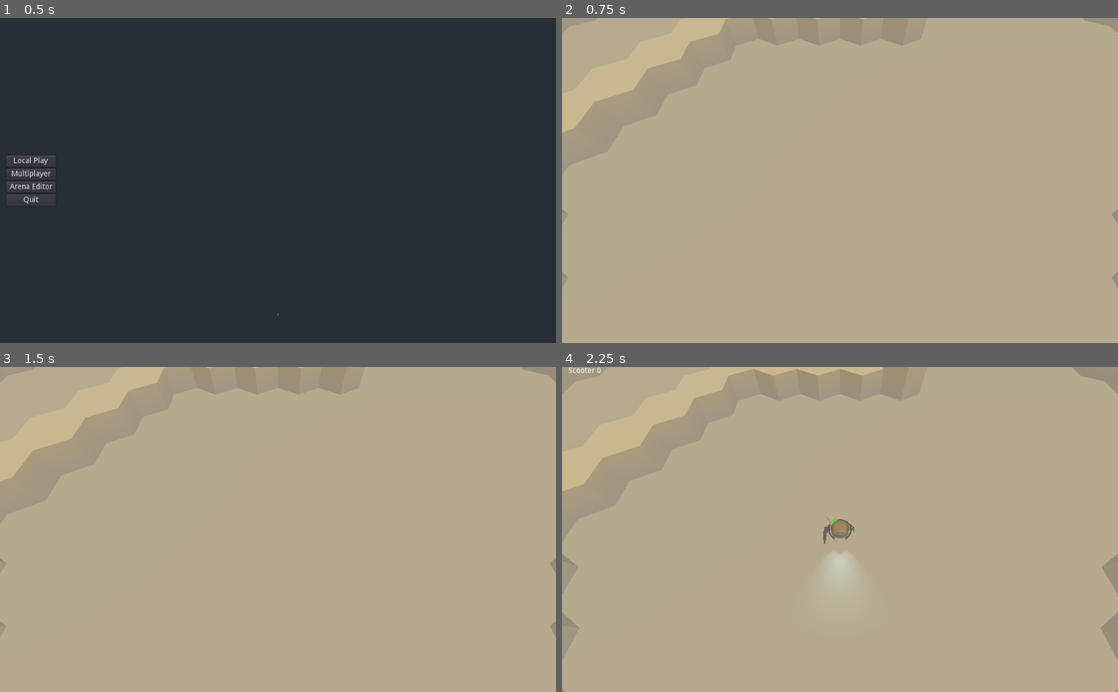
Above: before the commit, frames 1-4 (two rows, left to right).
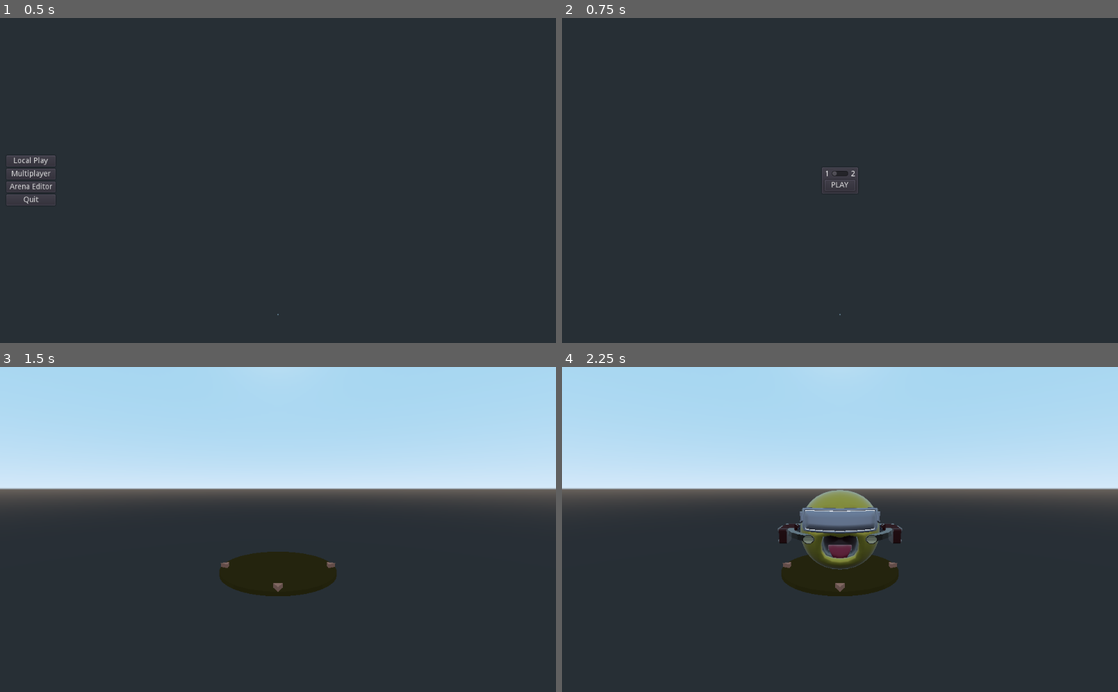
Above: after the commit, the same moments.

Repository: ObsidianBlk/Twin-Sticky
Game: Godot game, scene res://World.tscn
Two runs of this game, one before a commit and one after it. Both use one fixed random seed, a clock stepped at 60 frames per second and the inputs below.
Inputs (mouse positions are in pixels of both pictures, inside the frame that each line leads up to):
- Up to frame 1 (0.5 s): no input
- Up to frame 2 (0.75 s): click "Local Play" at 0.5 s
- Up to frame 3 (1.5 s): click (278, 536) at 1.25 s, where only the run after the commit has a clickable "PLAY"
- Up to frame 4 (2.25 s): tap Enter (ui_accept) at 2 s; move the mouse to (962, 513) at 2.02 s; hold D (booster_right) from 2.03 s (still down); hold Middle mouse button (orbit_enable) from 2.03 s (still down); click (962, 513) at 2.17 s

Frame 1 is identical in both runs. In frame 2, 100% of the frame differs, in the area x 0-100%, y 0-100%; in frame 3, 100%; in frame 4, 100%.

Commit message:
Started work on a 'TrackBotBuilder' pre-play scene. Many issues to work out.

Diff:
--- a/Objects/GimbleCamera/GimbleCamera.gd
+++ b/Objects/GimbleCamera/GimbleCamera.gd
@@ -213,9 +213,21 @@
 	item.look_at(cpos, Vector3.UP)
 
 
-func orbit(yaw : float, pitch : float) -> void:
-	rotation.y = wrapf(rotation.y - (yaw * sensitivity.x), 0.0, TAU)
-	rotation.x = clamp(rotation.x - (pitch * sensitivity.y), deg2rad(pitch_degree_min), deg2rad(pitch_degree_max))
+func orbit(yaw : float, pitch : float, ignore_sensitivity : bool = false) -> void:
+	var senx : float = sensitivity.x if not ignore_sensitivity else 1.0
+	var seny : float = sensitivity.y if not ignore_sensitivity else 1.0
+	rotation.y = wrapf(rotation.y - (yaw * senx), 0.0, TAU)
+	rotation.x = clamp(rotation.x - (pitch * seny), deg2rad(pitch_degree_min), deg2rad(pitch_degree_max))
+
+func reset_orbit() -> void:
+	rotation.x = clamp(deg2rad(-initial_pitch_degree), deg2rad(pitch_degree_min), deg2rad(pitch_degree_max))
+	rotation.y = 0.0
+
+func get_yaw() -> float:
+	return rotation.y
+
+func get_pitch() -> float:
+	return rotation.x
 
 func set_zoom(level : float) -> void:
 	var dist : float = (ZOOM_MAX - ZOOM_MIN) * level
--- a/Objects/TrackBot/TrackBot.gd
+++ b/Objects/TrackBot/TrackBot.gd
@@ -133,6 +133,12 @@
 # ------------------------------------------------------------------------------
 # Public Methods
 # ------------------------------------------------------------------------------
+func set_static(enable : bool = true) -> void:
+	if enable:
+		mode = MODE_KINEMATIC
+	elif is_network_master():
+		mode = MODE_RIGID
+
 func get_booster() -> Spatial:
 	return _booster_node
 
--- /dev/null
+++ b/TrackBotBuilder/TrackBotBuilder.gd
@@ -0,0 +1,137 @@
+extends Spatial
+
+
+# ------------------------------------------------------------------------------
+# Signals
+# ------------------------------------------------------------------------------
+signal device_obtained(pid, type, did)
+
+
+# ------------------------------------------------------------------------------
+# Constants
+# ------------------------------------------------------------------------------
+const CLASS_NAME : String = "TrackBotBuilder"
+const TRACKBOT : PackedScene = preload("res://Objects/TrackBot/TrackBot.tscn")
+const BOOSTER : PackedScene = preload("res://Objects/TrackBot/Boosters/Jank_Booster.tscn")
+const WEAPONMOUNT : PackedScene = preload("res://Objects/TrackBot/WeaponMount/WeaponMount.tscn")
+
+# ------------------------------------------------------------------------------
+# Export Variables
+# ------------------------------------------------------------------------------
+export var pid : int = -1
+export var companion_builder_path : NodePath = ""
+export var orbit_horizontal_speed : float = 360.0
+export var orbit_vertical_speed : float = 90.0
+
+
+# ------------------------------------------------------------------------------
+# Variables
+# ------------------------------------------------------------------------------
+var _obtained_input_device : bool = false
+var _camera : Spatial = null
+var _orbit_x : Array = [0.0, 0.0]
+var _orbit_y : Array = [0.0, 0.0]
+
+
+# ------------------------------------------------------------------------------
+# Onready Variables
+# ------------------------------------------------------------------------------
+onready var _trackbot_container : Spatial = $Turntable/TrackBotContainer
+
+# ------------------------------------------------------------------------------
+# Override Methods
+# ------------------------------------------------------------------------------
+func _ready() -> void:
+	if not MUI.is_uid_valid(pid):
+		printerr("TrackBotBuilder given invalid Player ID, ", pid)
+		# TODO: Lock away more stuff?
+		return
+	connect("device_obtained", self, "_on_device_obtained")
+	set_process_unhandled_input(false)
+
+func _enter_tree() -> void:
+	var nodes = get_tree().get_nodes_in_group("Camera_P%s"%[pid + 1])
+	if nodes.size() > 0:
+		_camera = nodes[0]
+		_camera.free_look = false
+		_camera.global_transform.origin = Vector3(0.0, 1.0, 0.0)
+		_camera.initial_pitch_degree = 10.0
+		_camera.reset_orbit()
+		_camera.set_zoom(0.05)
+	else:
+		printerr("TrackBotBuilder failed to find associated camera!")
+		return
+
+func _exit_tree() -> void:
+	_camera = null
+
+func _unhandled_input(event : InputEvent) -> void:
+	if _obtained_input_device:
+		if not _camera:
+			return
+		if event.is_action_pressed("orbit_left"):
+			_orbit_x[0] = -event.get_action_strength("orbit_left")
+		elif event.is_action_released("orbit_left"):
+			_orbit_x[0] = 0.0
+
+		if event.is_action_pressed("orbit_right"):
+			_orbit_x[1] = event.get_action_strength("orbit_right")
+		elif event.is_action_released("orbit_right"):
+			_orbit_x[1] = 0.0
+
+	else:
+		if event is InputEventKey:
+			if not MUI.keyboard_device_in_use():
+				MUI.assign_user_input_device(pid, MUI.DEVICE_TYPE.Keyboard, 0)
+				_obtained_input_device = true
+				emit_signal("device_obtained", pid, MUI.DEVICE_TYPE.Keyboard, 0)
+		elif event is InputEventJoypadButton:
+			if not MUI.joypad_device_in_use(event.device):
+				MUI.assign_user_input_device(pid, MUI.DEVICE_TYPE.Joypad, event.device)
+				_obtained_input_device = true
+				emit_signal("device_obtained", pid, MUI.DEVICE_TYPE.Keyboard, 0)
+
+
+func _process(delta : float) -> void:
+	if _obtained_input_device:
+		var yaw = (_orbit_x[0] + _orbit_x[1]) * orbit_horizontal_speed * delta
+		_camera.orbit(deg2rad(yaw), 0.0)
+
+
+# ------------------------------------------------------------------------------
+# Private Methods
+# ------------------------------------------------------------------------------
+func _StartBuilder() -> void:
+	var tb : Spatial = TRACKBOT.instance()
+	tb.set_static()
+	_trackbot_container.add_child(tb)
+	var wmount = WEAPONMOUNT.instance()
+	wmount.local_player_id = pid + 1
+	wmount.lock_player_control(true)
+	tb.add_weapon_mount(wmount)
+
+
+# ------------------------------------------------------------------------------
+# Public Methods
+# ------------------------------------------------------------------------------
+func get_class() -> String:
+	return CLASS_NAME
+
+func initialize() -> void:
+	var cnode = get_node_or_null(companion_builder_path)
+	if cnode != null:
+		if cnode.get_class() == CLASS_NAME:
+			cnode.connect("device_obtained", self, "_on_device_obtained")
+			print("I, ", self, " am disabling input")
+	else:
+		set_process_unhandled_input(true)
+
+# ------------------------------------------------------------------------------
+# Handler Methods
+# ------------------------------------------------------------------------------
+func _on_device_obtained(player_id : int, type : int, device_id : int) -> void:
+	print("Owner, ", pid, " Obtained Device")
+	if player_id == pid:
+		_StartBuilder()
+	elif player_id == pid - 1:
+		set_process_unhandled_input(true)
--- /dev/null
+++ b/TrackBotBuilder/TrackBotBuilder.tscn
@@ -0,0 +1,47 @@
+[gd_scene load_steps=6 format=2]
+
+[ext_resource path="res://TrackBotBuilder/TrackBotBuilder.gd" type="Script" id=1]
+
+[sub_resource type="SpatialMaterial" id=1]
+albedo_color = Color( 0.411765, 0.329412, 0.141176, 1 )
+metallic = 0.91
+
+[sub_resource type="CylinderMesh" id=2]
+material = SubResource( 1 )
+top_radius = 1.5
+bottom_radius = 1.5
+height = 0.1
+
+[sub_resource type="SpatialMaterial" id=3]
+albedo_color = Color( 0.792157, 0.494118, 0.411765, 1 )
+
+[sub_resource type="PrismMesh" id=4]
+material = SubResource( 3 )
+size = Vector3( 0.2, 0.2, 0.2 )
+
+[node name="TrackBotBuilder" type="Spatial"]
+script = ExtResource( 1 )
+
+[node name="Turntable" type="Spatial" parent="."]
+
+[node name="TrackBotContainer" type="Spatial" parent="Turntable"]
+transform = Transform( 1, 0, 0, 0, 1, 0, 0, 0, 1, 0, 1, 0 )
+
+[node name="Platform" type="Spatial" parent="Turntable"]
+
+[node name="PlatformMesh" type="MeshInstance" parent="Turntable/Platform"]
+transform = Transform( 1, 0, 0, 0, 1, 0, 0, 0, 1, 0, -0.05, 0 )
+mesh = SubResource( 2 )
+skeleton = NodePath("../../..")
+
+[node name="MeshInstance" type="MeshInstance" parent="Turntable/Platform"]
+transform = Transform( 1, 0, 0, 0, -4.37114e-08, -1, 0, 1, -4.37114e-08, 0, 0, 1.40395 )
+mesh = SubResource( 4 )
+
+[node name="MeshInstance2" type="MeshInstance" parent="Turntable/Platform"]
+transform = Transform( -4.37114e-08, -1, 0, -4.37114e-08, 1.91069e-15, -1, 1, -4.37114e-08, -4.37114e-08, -1.404, 0, 0 )
+mesh = SubResource( 4 )
+
+[node name="MeshInstance3" type="MeshInstance" parent="Turntable/Platform"]
+transform = Transform( -4.37114e-08, 1, -4.37114e-08, 0, -4.37114e-08, -1, -1, -4.37114e-08, 1.91069e-15, 1.404, 0, 0 )
+mesh = SubResource( 4 )
--- /dev/null
+++ b/UI/LocalPlayerSetup/LocalPlayerSetup.gd
@@ -0,0 +1,26 @@
+extends "res://UI/BaseUI.gd"
+
+
+# ------------------------------------------------------------------------------
+# Signals
+# ------------------------------------------------------------------------------
+signal local_play_requested(player_count)
+
+# ------------------------------------------------------------------------------
+# Onready Variables
+# ------------------------------------------------------------------------------
+onready var play_button : Button = $Panel/Options/PlayButton
+onready var count_scroll : HScrollBar = $Panel/Options/PlayerCountSelect/CountScroll
+
+# ------------------------------------------------------------------------------
+# Override Methods
+# ------------------------------------------------------------------------------
+
+
+
+# ------------------------------------------------------------------------------
+# Handler Methods
+# ------------------------------------------------------------------------------
+
+func _on_PlayButton_pressed() -> void:
+	emit_signal("local_play_requested", int(count_scroll.value))
--- /dev/null
+++ b/UI/LocalPlayerSetup/LocalPlayerSetup.tscn
@@ -0,0 +1,53 @@
+[gd_scene load_steps=2 format=2]
+
+[ext_resource path="res://UI/LocalPlayerSetup/LocalPlayerSetup.gd" type="Script" id=1]
+
+[node name="LocalPlayerSetup" type="CenterContainer"]
+anchor_right = 1.0
+anchor_bottom = 1.0
+script = ExtResource( 1 )
+
+[node name="Panel" type="PanelContainer" parent="."]
+margin_left = 477.0
+margin_top = 274.0
+margin_right = 547.0
+margin_bottom = 326.0
+
+[node name="Options" type="VBoxContainer" parent="Panel"]
+margin_left = 7.0
+margin_top = 7.0
+margin_right = 63.0
+margin_bottom = 45.0
+
+[node name="PlayerCountSelect" type="HBoxContainer" parent="Panel/Options"]
+margin_right = 56.0
+margin_bottom = 14.0
+
+[node name="Label" type="Label" parent="Panel/Options/PlayerCountSelect"]
+margin_right = 8.0
+margin_bottom = 14.0
+text = "1"
+
+[node name="CountScroll" type="HScrollBar" parent="Panel/Options/PlayerCountSelect"]
+margin_left = 12.0
+margin_right = 44.0
+margin_bottom = 12.0
+rect_min_size = Vector2( 32, 0 )
+min_value = 1.0
+max_value = 2.0
+step = 1.0
+value = 1.0
+
+[node name="Label2" type="Label" parent="Panel/Options/PlayerCountSelect"]
+margin_left = 48.0
+margin_right = 56.0
+margin_bottom = 14.0
+text = "2"
+
+[node name="PlayButton" type="Button" parent="Panel/Options"]
+margin_top = 18.0
+margin_right = 56.0
+margin_bottom = 38.0
+text = "PLAY"
+
+[connection signal="pressed" from="Panel/Options/PlayButton" to="." method="_on_PlayButton_pressed"]
--- a/World.gd
+++ b/World.gd
@@ -5,6 +5,7 @@
 # Constants
 # -----------------------------------------------------------------------------
 const GAME = preload("res://Game/Game.tscn")
+const TRACKBOT_BUILDER = preload("res://TrackBotBuilder/TrackBotBuilder.tscn")
 const EDITOR = preload("res://ArenaEditor/ArenaEditor.tscn")
 const INPUT_DEVICE_ACTION_BASES = [
 	"booster_forward",
@@ -73,17 +74,6 @@
 			ui.show_menu("GameMenu")
 	elif event.is_action_pressed("terminal"):
 		ui.show_menu("Terminal")
-	else:
-		if event is InputEventKey:
-			if not MUI.keyboard_device_in_use():
-				var pid : int = MUI.get_unassigned_user_id()
-				if pid >= 0:
-					call_deferred("_SpawnPlayer", pid, MUI.DEVICE_TYPE.Keyboard, 0)
-		elif event is InputEventJoypadButton:
-			if not MUI.joypad_device_in_use(event.device):
-				var pid : int = MUI.get_unassigned_user_id()
-				if pid >= 0:
-					call_deferred("_SpawnPlayer", pid, MUI.DEVICE_TYPE.Joypad, event.device)
 
 # -----------------------------------------------------------------------------
 # Private Methods
@@ -98,14 +88,29 @@
 			_game_node.spawn_player(pid, 0)
 
 
+func _AddTrackbotBuilder(player_count : int = 1) -> void:
+	var tb1 : Spatial = TRACKBOT_BUILDER.instance()
+	tb1.pid = 0
+	viewport_p1.add_child(tb1)
+	tb1.initialize()
+	if player_count == 2:
+		#var tb2 : Spatial = TRACKBOT_BUILDER.instance()
+		#tb2.pid = 1
+		#viewport_p2.add_child(tb2)
+		#print("Path: ", tb2.get_path_to(tb1))
+		#tb2.companion_builder_path = tb2.get_path_to(tb1)
+		vp2c.visible = true
+		#tb2.initialize()
 
-func _CreateGame() -> void:
+
+func _CreateGame(player_count : int = 1) -> void:
 	if _game_node == null:
 		_game_node = GAME.instance()
 		var _res : int = _game_node.connect("local_player_2", self, "_on_local_player_2")
 		viewport_game.add_child(_game_node)
 		viewport_p1.world = viewport_game.world
 		viewport_p2.world = viewport_game.world
+
 
 func _RemoveGame() -> void:
 	if _game_node != null:
@@ -143,8 +148,12 @@
 
 func _on_MainMenu_local_start():
 	if _game_node == null:
-		ui.show_menu("")
-		_CreateGame()
+		ui.show_menu("LocalPlayerSetup")
+		#_CreateGame()
+
+func _on_local_play_requested(player_count : int) -> void:
+	ui.show_menu("")
+	_AddTrackbotBuilder(player_count)
 
 func _on_MainMenu_online_start():
 	ui.show_menu("Network")
--- a/World.tscn
+++ b/World.tscn
@@ -8,6 +8,7 @@
 [ext_resource path="res://UI/Terminal/Terminal.tscn" type="PackedScene" id=6]
 [ext_resource path="res://UI/LobbyBoard/LobbyBoard.tscn" type="PackedScene" id=7]
 [ext_resource path="res://Objects/GimbleCamera/GimbleCamera.tscn" type="PackedScene" id=8]
+[ext_resource path="res://UI/LocalPlayerSetup/LocalPlayerSetup.tscn" type="PackedScene" id=9]
 
 [node name="World" type="Node2D"]
 script = ExtResource( 2 )
@@ -52,7 +53,7 @@
 handle_input_locally = false
 render_target_update_mode = 3
 
-[node name="GimbleCamera" parent="GameView/Viewports/VP1C/Viewport_P1" instance=ExtResource( 8 )]
+[node name="GimbleCamera" parent="GameView/Viewports/VP1C/Viewport_P1" groups=["Camera_P1"] instance=ExtResource( 8 )]
 current = true
 local_id = 1
 initial_zoom = 0.25
@@ -77,7 +78,7 @@
 handle_input_locally = false
 render_target_update_mode = 0
 
-[node name="GimbleCamera" parent="GameView/Viewports/VP2C/Viewport_P2" instance=ExtResource( 8 )]
+[node name="GimbleCamera" parent="GameView/Viewports/VP2C/Viewport_P2" groups=["Camera_P2"] instance=ExtResource( 8 )]
 current = true
 local_id = 2
 initial_zoom = 0.25
@@ -94,6 +95,9 @@
 [node name="MainMenu" parent="UI" instance=ExtResource( 4 )]
 start_visible = true
 
+[node name="LocalPlayerSetup" parent="UI" instance=ExtResource( 9 )]
+visible = false
+
 [node name="Network" parent="UI" instance=ExtResource( 1 )]
 visible = false
 
@@ -106,5 +110,6 @@
 [connection signal="local_start" from="UI/MainMenu" to="." method="_on_MainMenu_local_start"]
 [connection signal="online_start" from="UI/MainMenu" to="." method="_on_MainMenu_online_start"]
 [connection signal="quit" from="UI/MainMenu" to="." method="_on_MainMenu_quit"]
+[connection signal="local_play_requested" from="UI/LocalPlayerSetup" to="." method="_on_local_play_requested"]
 [connection signal="close_game" from="UI/Network" to="." method="_on_close_game"]
 [connection signal="quit_game" from="UI/GameMenu" to="." method="_on_remove_game_world"]
Not shown: 1 places in World.tscn that only renumber resources
